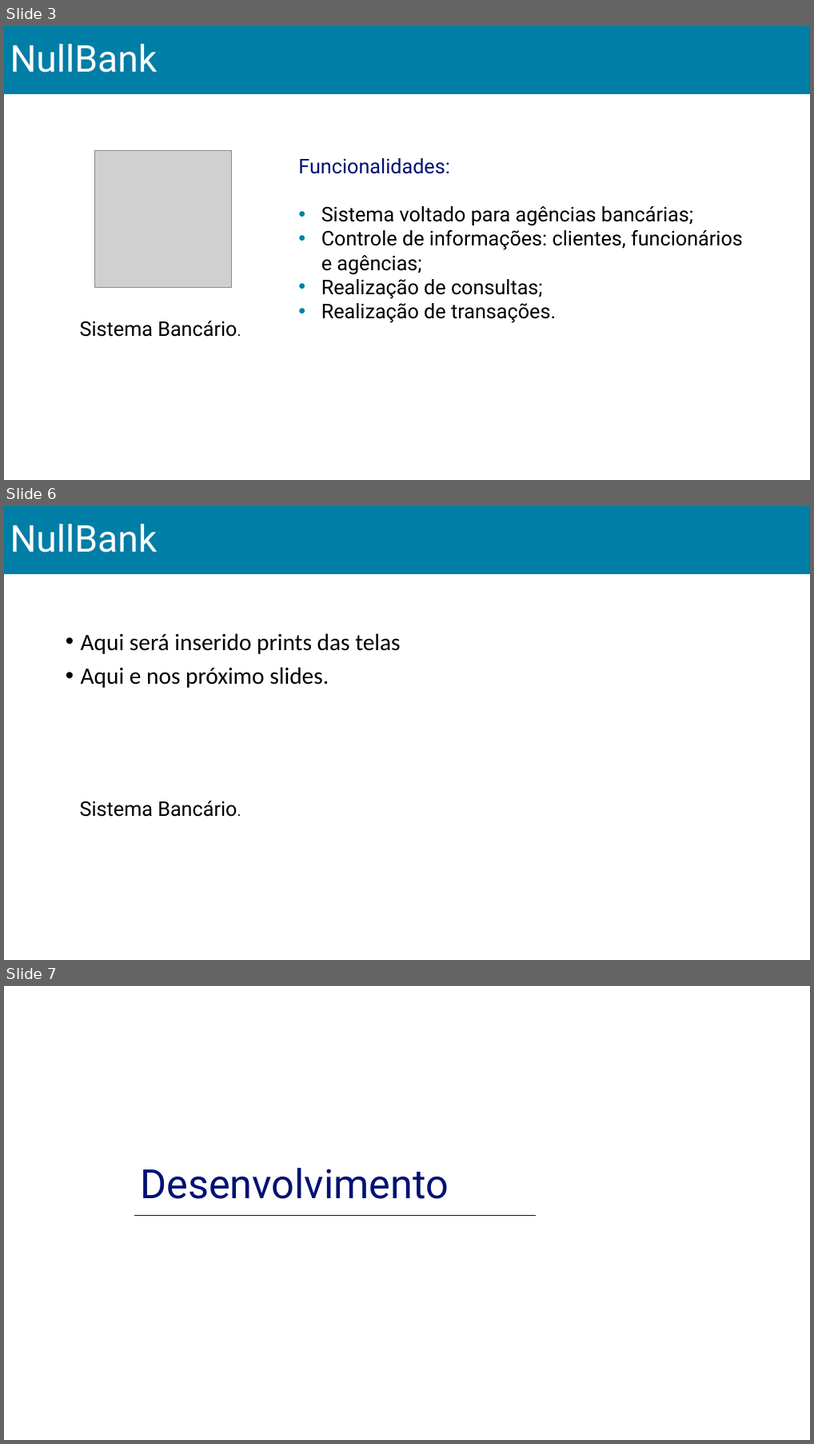
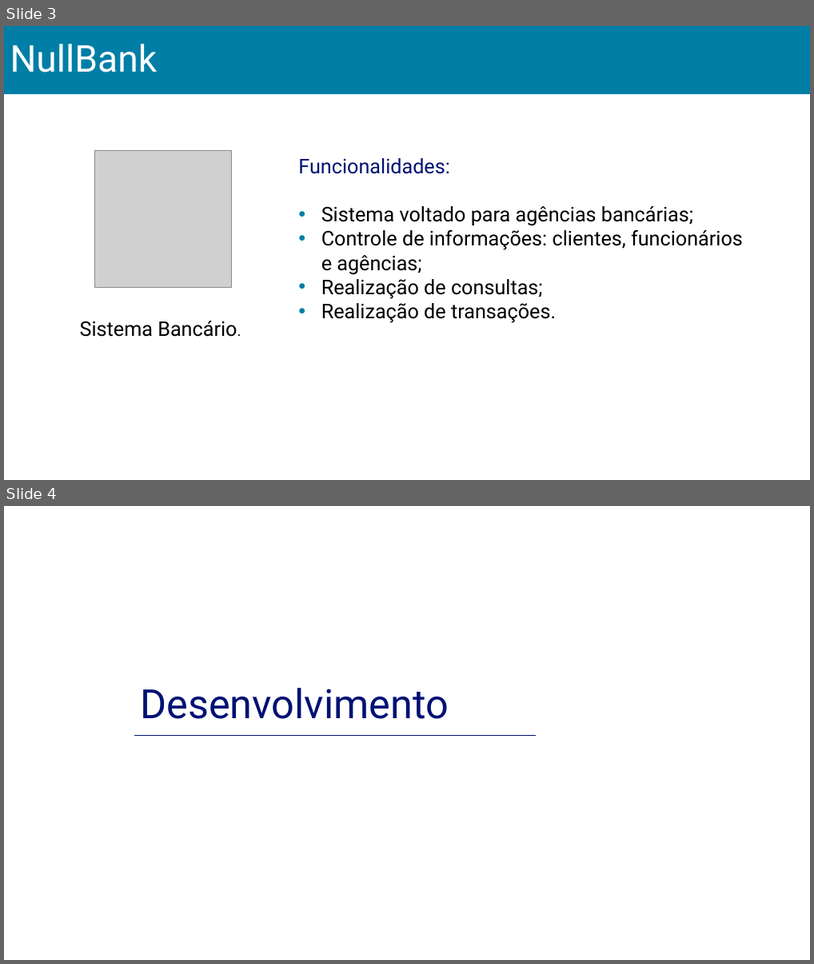
Before and after one commit to thalesrochas/sistema-bancario, a slide deck: Slides/Apresentação_slide.pptx. Shown one above the other, each under a label of ours: slides 3, 6 and 7 before the commit, slides 3 and 4 after it; the slides between them are not shown. The pictures are 814x1444 and 814x964 pixels, drawn with LibreOffice and Linux fonts; fonts in the diff are those of the drawing; grey boxes stand for pictures. Boxes give left, top, right and bottom in pixels: in the first picture for what was removed or moved away, otherwise in the second. Text is boxed around its words. In the diff, an @@ line names an element or a change of style, - is before the commit and + after.

```diff
--- a/Slides/Apresentação_slide.pptx
+++ b/Slides/Apresentação_slide.pptx
@@ slide 6 removed at (x1=4, y1=506, x2=810, y2=960), background #FFFFFF @@
@@ title removed at (x1=4, y1=506, x2=810, y2=574) @@
-NullBank
@@ text removed at (x1=81, y1=633, x2=400, y2=688) @@
-• Aqui será inserido prints das telas
-• Aqui e nos próximo slides.
@@ text removed at (x1=80, y1=800, x2=237, y2=816) @@
-Sistema Bancário.
@@ what was slide 7 is now slide 4 @@
```
Also in this commit, not shown: 2 slides changed, 3 other slides removed, 6 other files.
